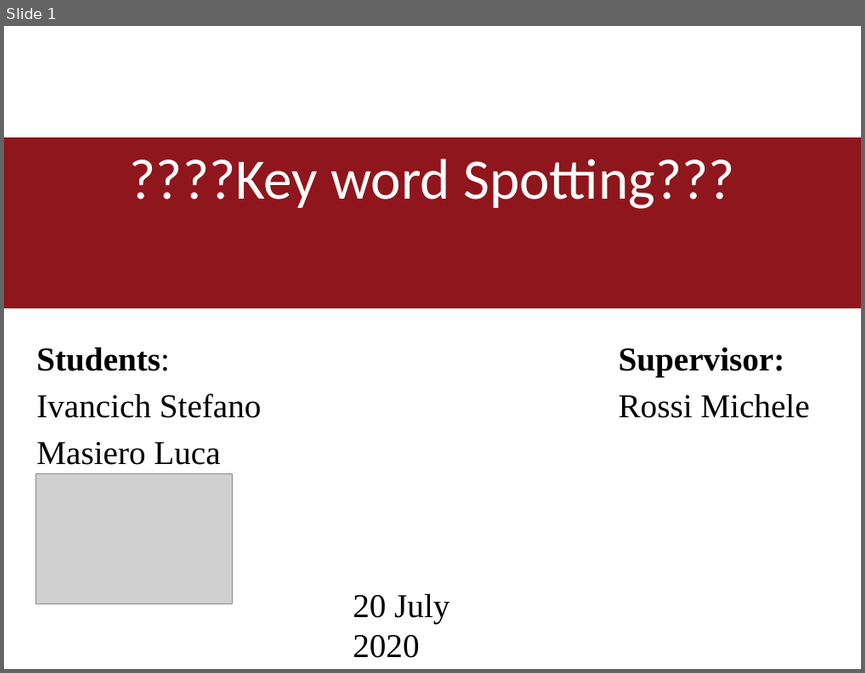
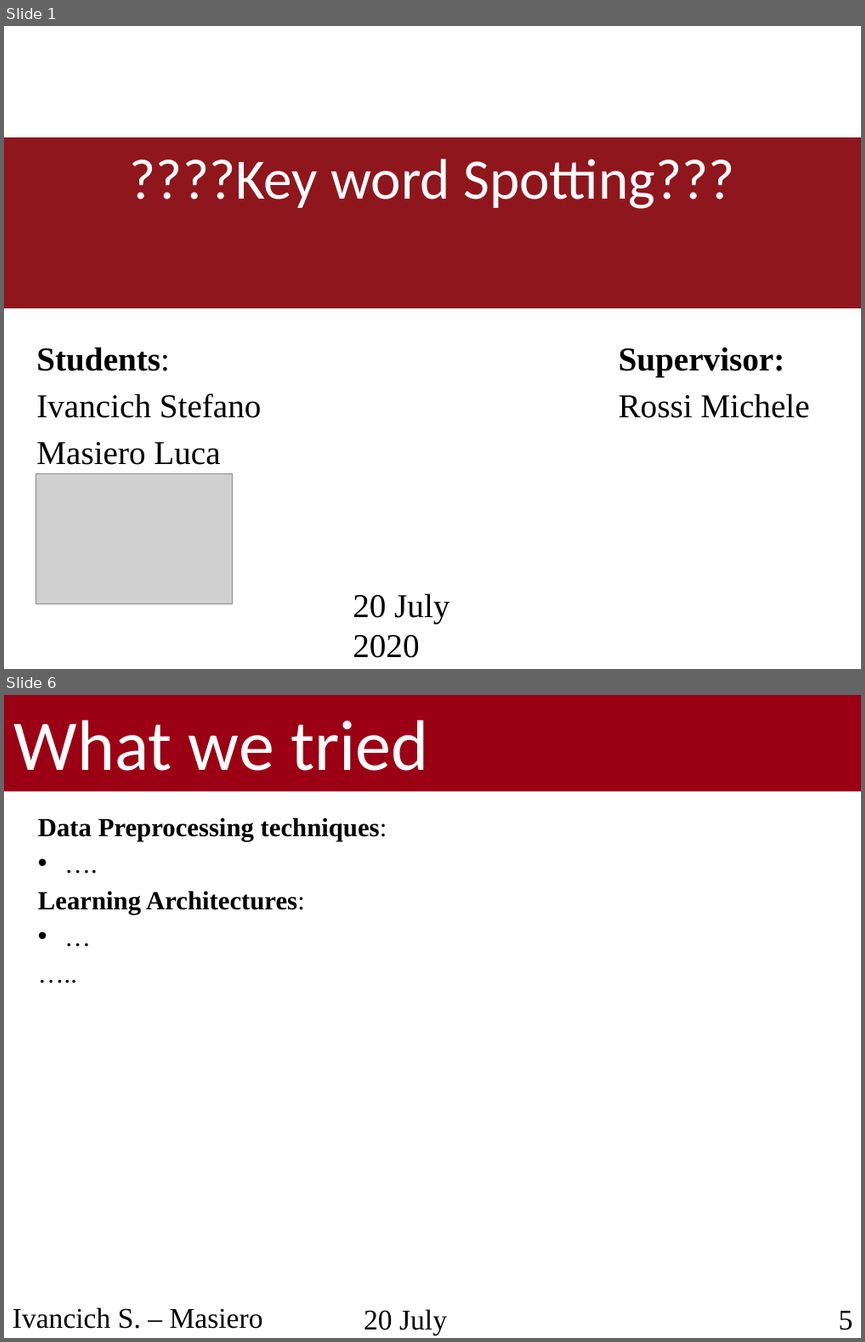
Before and after one commit to ivaste/KeyWordSpotting, a slide deck: Presentation/Presentation.pptx. Shown one above the other, each under a label of ours: slide 1 before the commit, slides 1 and 6 after it; the slides between them are not shown. The pictures are 865x673 and 865x1342 pixels, drawn with LibreOffice and Linux fonts; fonts in the diff are those of the drawing; grey boxes stand for pictures; background and template pictures are left out. Boxes give left, top, right and bottom in pixels: in the first picture for what was removed or moved away, otherwise in the second. Text is boxed around its words. In the diff, an @@ line names an element or a change of style, - is before the commit and + after.

```diff
--- a/Presentation/Presentation.pptx
+++ b/Presentation/Presentation.pptx
@@ slide 6 added at (4, 695, 861, 1338), background #FFFFFF @@
@@ rectangle added at (4, 695, 861, 792), fill #9B0014 @@
@@ text added at (14, 720, 428, 771), 60 pt, text #FFFFFF @@
+What we tried
@@ text added at (38, 817, 387, 914), 22 pt, text #000000, bold @@
+Data Preprocessing techniques:
+• ….
+Learning Architectures:
+• …
+…..
@@ text added at (12, 1307, 263, 1328), 24 pt, text #000000 @@
+Ivancich S. – Masiero L.
@@ text added at (364, 1309, 447, 1334), 24 pt, text #000000 @@
+20 July 2020
@@ text added at (839, 1310, 853, 1330), 24 pt, text #000000 @@
+5
```
Also in this commit, not shown: 2 slides changed, 3 other slides added, 3 slides removed.
